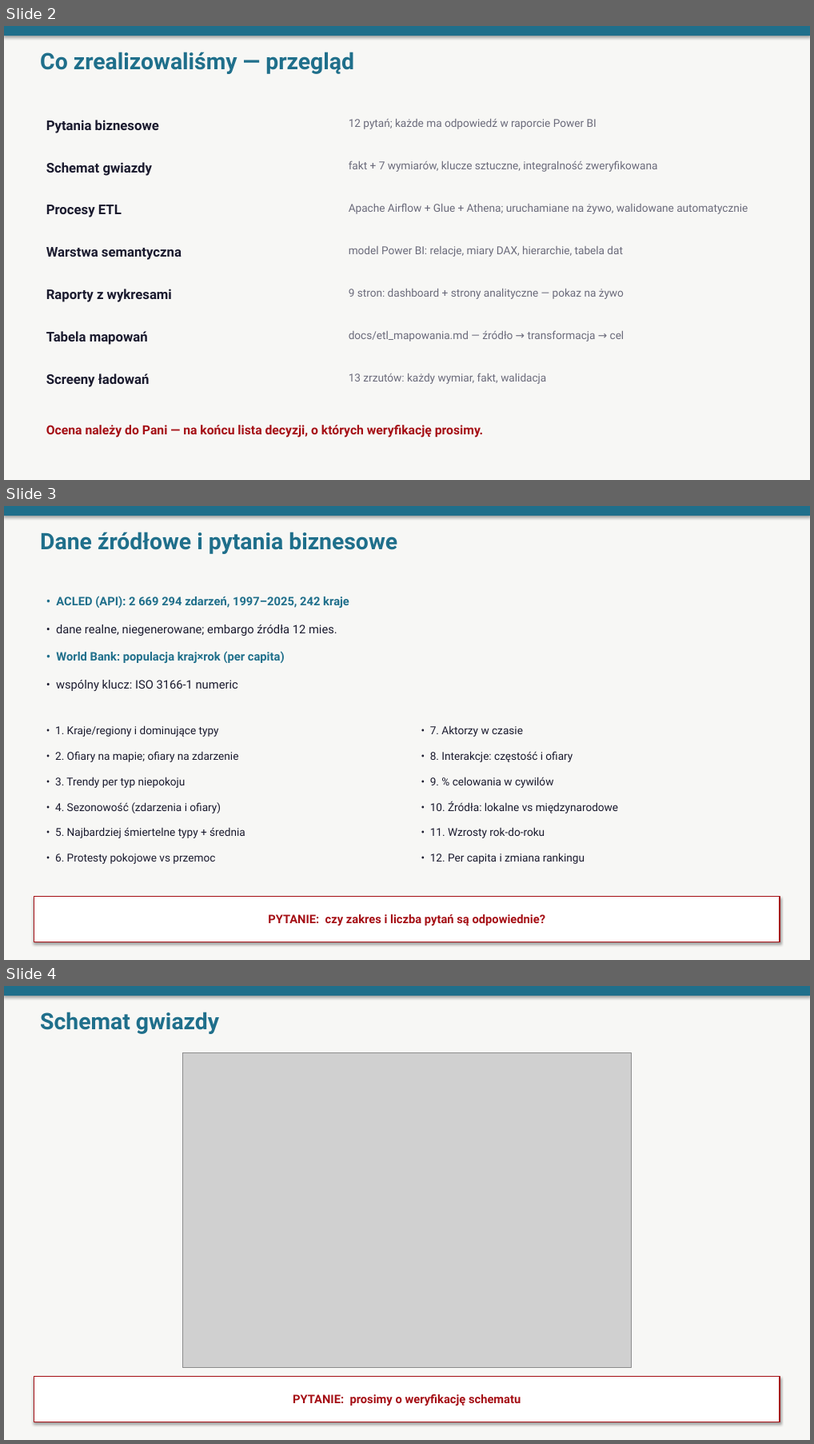
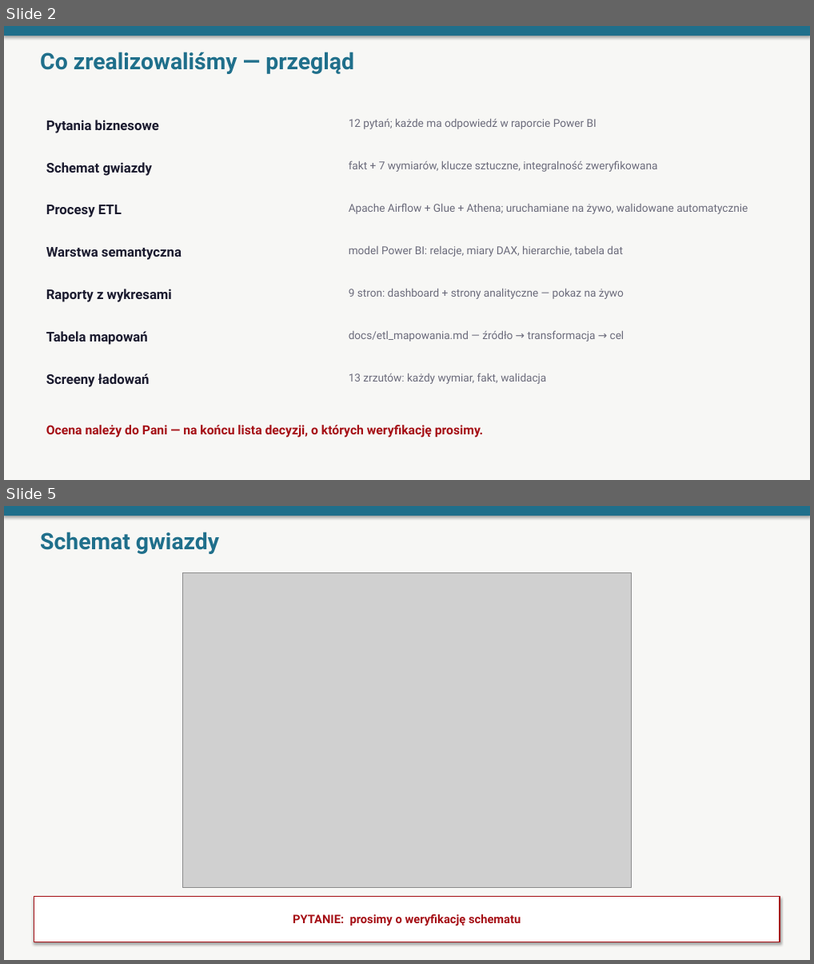
Before and after one commit to oskarfightingthekube/acled-etl-dashboard, a slide deck: docs/prezentacja_obrona.pptx. Shown one above the other, each under a label of ours: slides 2, 3 and 4 before the commit, slides 2 and 5 after it; the slides between them are not shown. The pictures are 814x1444 and 814x964 pixels, drawn with LibreOffice and Linux fonts; fonts in the diff are those of the drawing; grey boxes stand for pictures. Boxes give left, top, right and bottom in pixels: in the first picture for what was removed or moved away, otherwise in the second. Text is boxed around its words. In the diff, an @@ line names an element or a change of style, - is before the commit and + after.

```diff
--- a/docs/prezentacja_obrona.pptx
+++ b/docs/prezentacja_obrona.pptx
@@ slide 3 removed at (4, 506, 810, 960), background #F7F7F5 @@
@@ rectangle removed at (4, 506, 810, 516) @@
@@ text removed at (40, 532, 398, 554) @@
-Dane źródłowe i pytania biznesowe
@@ text removed at (56, 596, 350, 608) @@
-• ACLED (API): 2 669 294 zdarzeń, 1997–2025, 242 kraje
@@ text removed at (56, 624, 338, 636) @@
-• dane realne, niegenerowane; embargo źródła 12 mies.
@@ text removed at (56, 651, 285, 663) @@
-• World Bank: populacja kraj×rok (per capita)
@@ text removed at (56, 680, 238, 691) @@
-• wspólny klucz: ISO 3166-1 numeric
@@ text removed at (55, 725, 219, 736) @@
-• 1. Kraje/regiony i dominujące typy
@@ text removed at (430, 725, 523, 736) @@
-• 7. Aktorzy w czasie
@@ text removed at (55, 751, 238, 762) @@
-• 2. Ofiary na mapie; ofiary na zdarzenie
@@ text removed at (430, 751, 573, 762) @@
-• 8. Interakcje: częstość i ofiary
@@ text removed at (55, 776, 186, 788) @@
-• 3. Trendy per typ niepokoju
@@ text removed at (430, 776, 554, 788) @@
-• 9. % celowania w cywilów
@@ text removed at (55, 802, 221, 813) @@
-• 4. Sezonowość (zdarzenia i ofiary)
@@ text removed at (430, 800, 618, 813) @@
-• 10. Źródła: lokalne vs międzynarodowe
@@ text removed at (55, 827, 246, 838) @@
-• 5. Najbardziej śmiertelne typy + średnia
@@ text removed at (430, 827, 545, 838) @@
-• 11. Wzrosty rok-do-roku
@@ text removed at (55, 852, 215, 864) @@
-• 6. Protesty pokojowe vs przemoc
@@ text removed at (430, 852, 585, 864) @@
-• 12. Per capita i zmiana rankingu
@@ rectangle removed at (34, 896, 780, 941) @@
-PYTANIE: czy zakres i liczba pytań są odpowiednie?
@@ what was slide 4 is now slide 5 @@
```
Also in this commit, not shown: 2 slides added.
